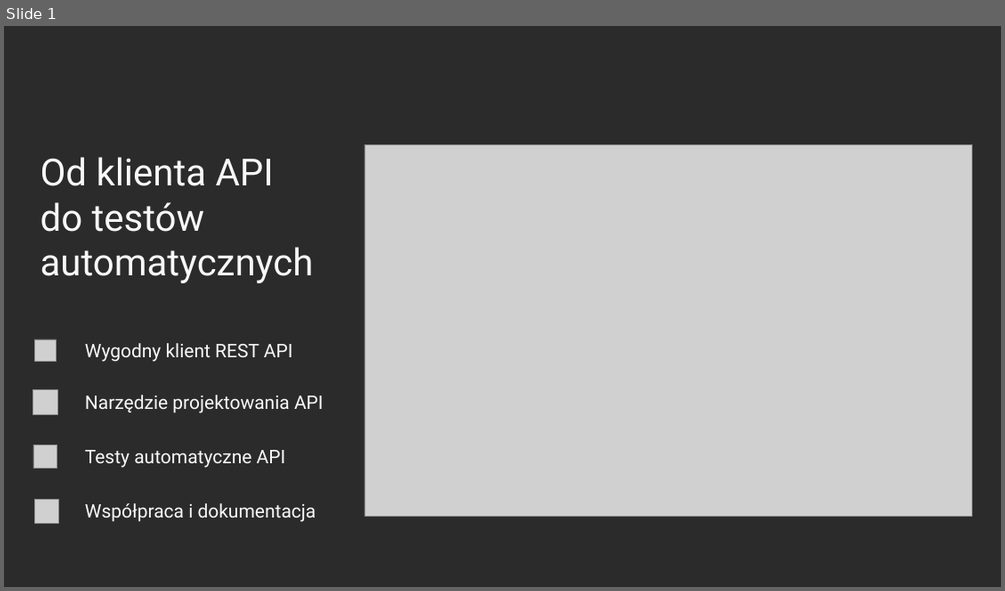
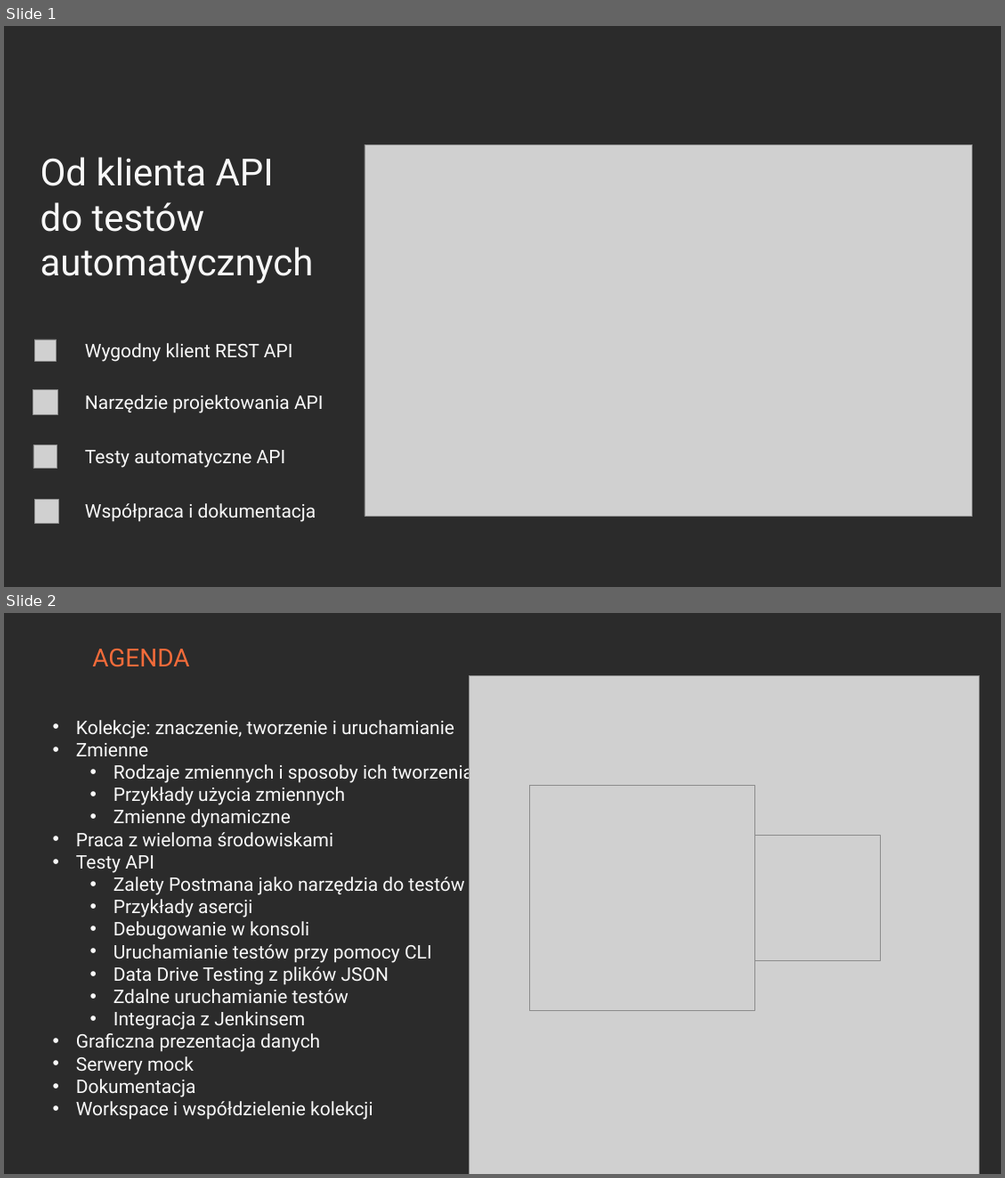
Before and after one commit to jaroslawjusiak/UserManager, a slide deck: Postman.pptx. Shown one above the other, each under a label of ours: slide 1 before the commit, slides 1 and 2 after it. The pictures are 1005x591 and 1005x1178 pixels, drawn with LibreOffice and Linux fonts; fonts in the diff are those of the drawing; grey boxes stand for pictures; background and template pictures are left out; a plain dark background stands for a picture behind light text. Boxes give left, top, right and bottom in pixels: in the first picture for what was removed or moved away, otherwise in the second. Text is boxed around its words. In the diff, an @@ line names an element or a change of style, - is before the commit and + after.

Commit message:
Prezentacja: Agenda

```diff
--- a/Postman.pptx
+++ b/Postman.pptx
@@ slide 2 added at [4, 613, 1001, 1174], background picture (left out) @@
@@ text added at [92, 649, 189, 667], 24 pt, text #F36B3A @@
+AGENDA
@@ picture added at [469, 676, 979, 1174] @@
@@ text added at [76, 720, 473, 1119], 18 pt, text #F8F8F8 @@
+• Kolekcje: znaczenie, tworzenie i uruchamianie
+• Zmienne
+  • Rodzaje zmiennych i sposoby ich tworzenia
+  • Przykłady użycia zmiennych
+  • Zmienne dynamiczne
+• Praca z wieloma środowiskami
+• Testy API
+  • Zalety Postmana jako narzędzia do testów
+  • Przykłady asercji
+  • Debugowanie w konsoli
+  • Uruchamianie testów przy pomocy CLI
+  • Data Drive Testing z plików JSON
+  • Zdalne uruchamianie testów
+  • Integracja z Jenkinsem
+• Graficzna prezentacja danych
+• Serwery mock
+• Dokumentacja
+• Workspace i współdzielenie kolekcji
@@ picture added at [530, 785, 755, 1010] @@
@@ picture added at [755, 835, 881, 961] @@
```
